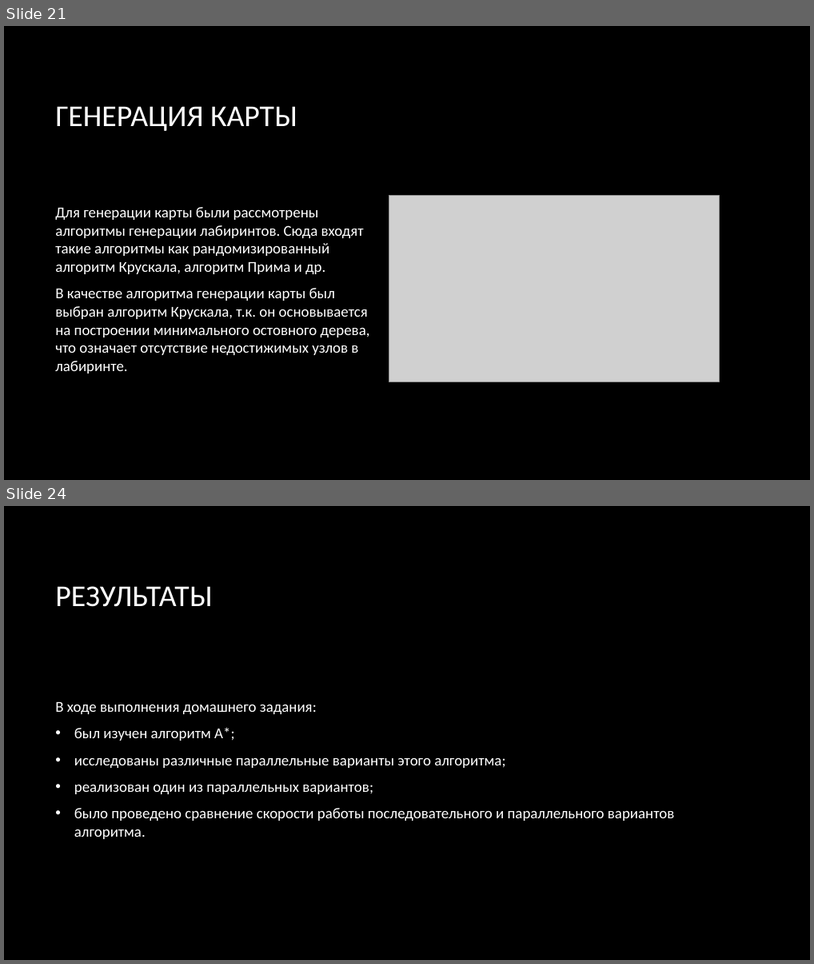
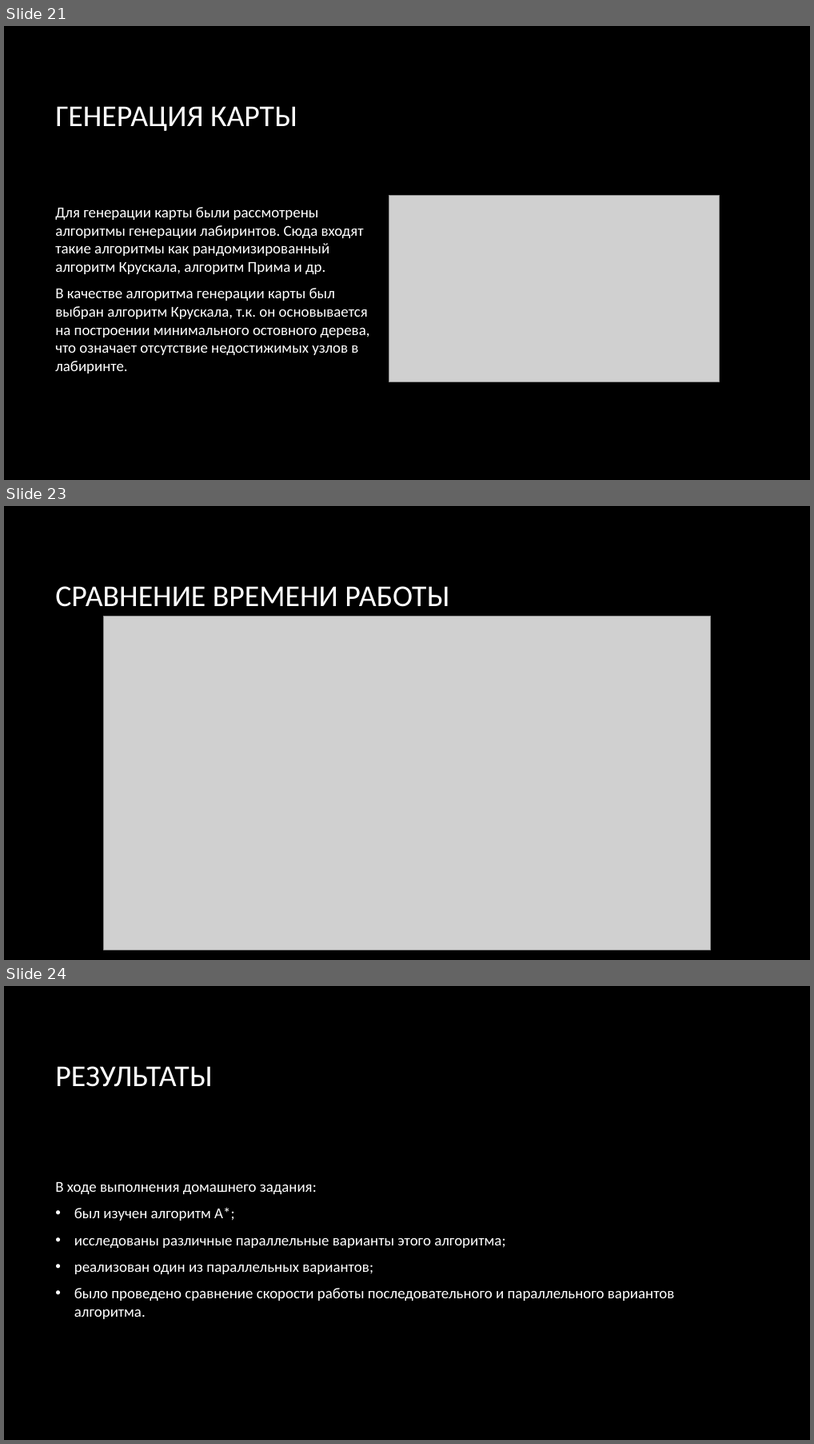
Before and after one commit to CatInCosmicSpace/a-star, a slide deck: ДЗ_Егорова_Кемурджиан_Курганов_ИУ8114.pptx. Shown one above the other, each under a label of ours: slides 21 and 24 before the commit, slides 21, 23 and 24 after it; the slides between them are not shown. The pictures are 814x964 and 814x1444 pixels, drawn with LibreOffice and Linux fonts; fonts in the diff are those of the drawing; grey boxes stand for pictures; background and template pictures are left out. Boxes give left, top, right and bottom in pixels: in the first picture for what was removed or moved away, otherwise in the second. Text is boxed around its words. In the diff, an @@ line names an element or a change of style, - is before the commit and + after.

```diff
--- a/ДЗ_Егорова_Кемурджиан_Курганов_ИУ8114.pptx
+++ b/ДЗ_Егорова_Кемурджиан_Курганов_ИУ8114.pptx
@@ slide 23 added at (x1=4, y1=506, x2=810, y2=960), background picture (left out) @@
@@ title added at (x1=55, y1=586, x2=450, y2=607), 36 pt, text #FFFFFF @@
+СРАВНЕНИЕ ВРЕМЕНИ РАБОТЫ
@@ picture added at (x1=104, y1=616, x2=711, y2=949) @@
```
Also in this commit, not shown: 1 other slide added, 2 slides removed.
